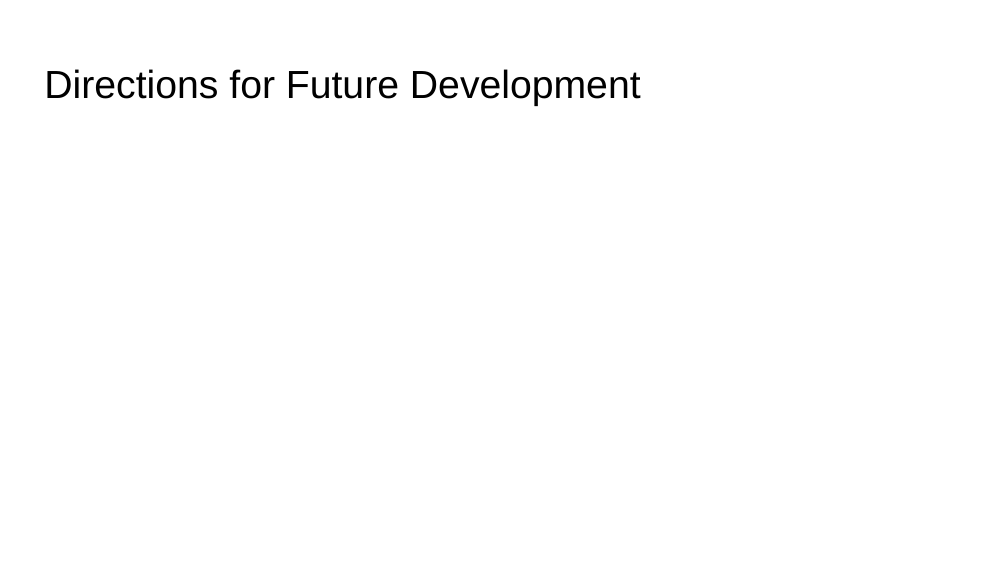
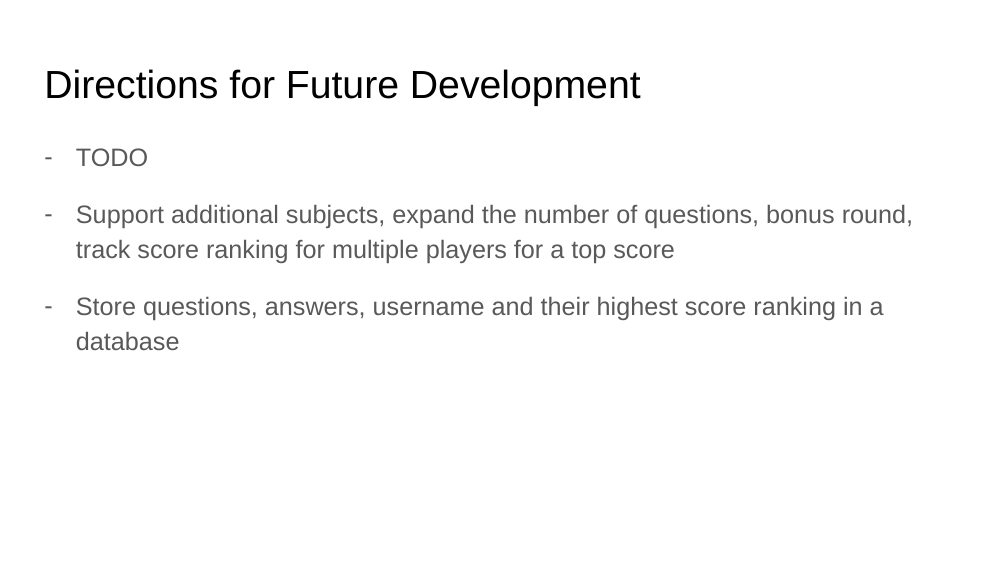
Before and after one commit to clintsrc/nerd-trivia, a slide deck: slide 6 of assets/slides/Project Presentation.pptx. Drawn at 1008x567 pixels with LibreOffice and Linux fonts; fonts in the diff are those of the drawing. Boxes give left, top, right and bottom in pixels: in the first picture for what was removed or moved away, otherwise in the second. Text is boxed around its words. In the diff, an @@ line names an element or a change of style, - is before the commit and + after.

```diff
--- a/assets/slides/Project Presentation.pptx
+++ b/assets/slides/Project Presentation.pptx
@@ text added at (76,148,913,350), 18 pt, text #595959 @@
+– TODO
+– Support additional subjects, expand the number of questions, bonus round, track score ranking for multiple players for a top score
+– Store questions, answers, username and their highest score ranking in a database
```
Also in this commit, not shown: 3 other slides changed, 1 slide added, 1 slide removed.
